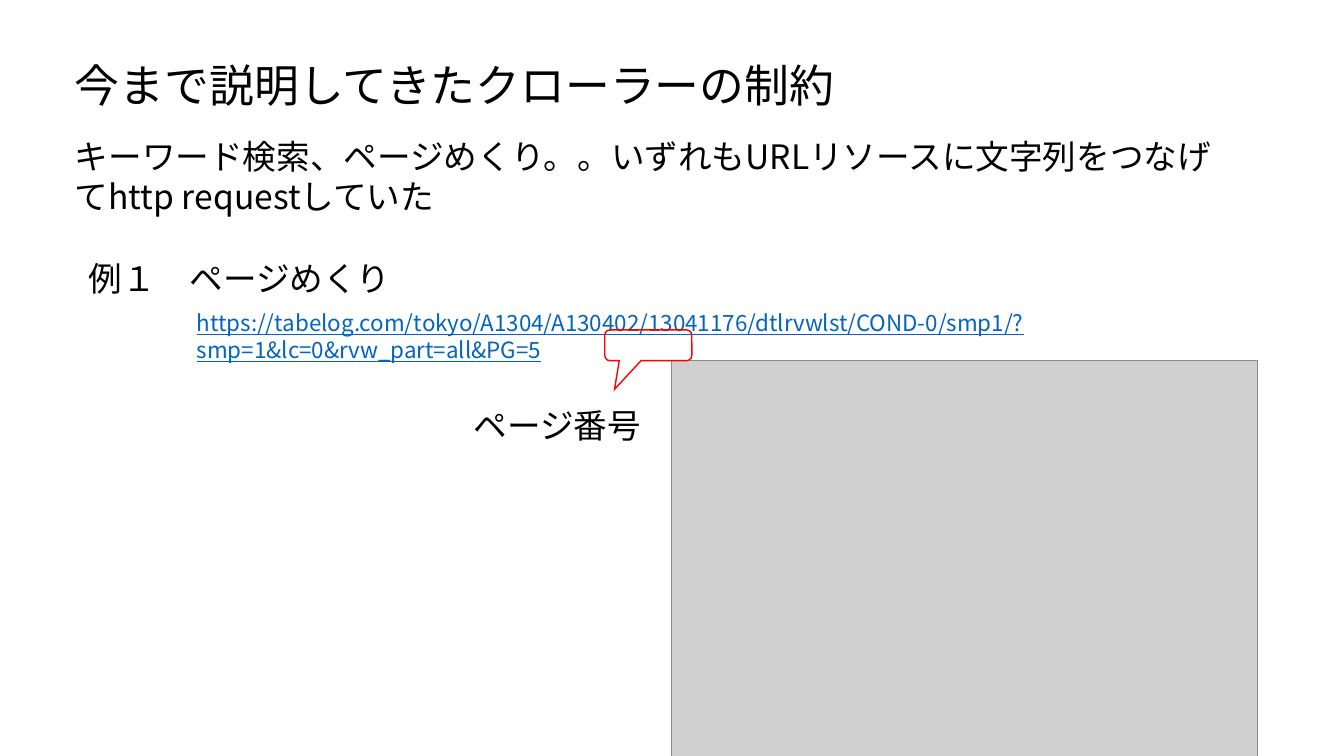
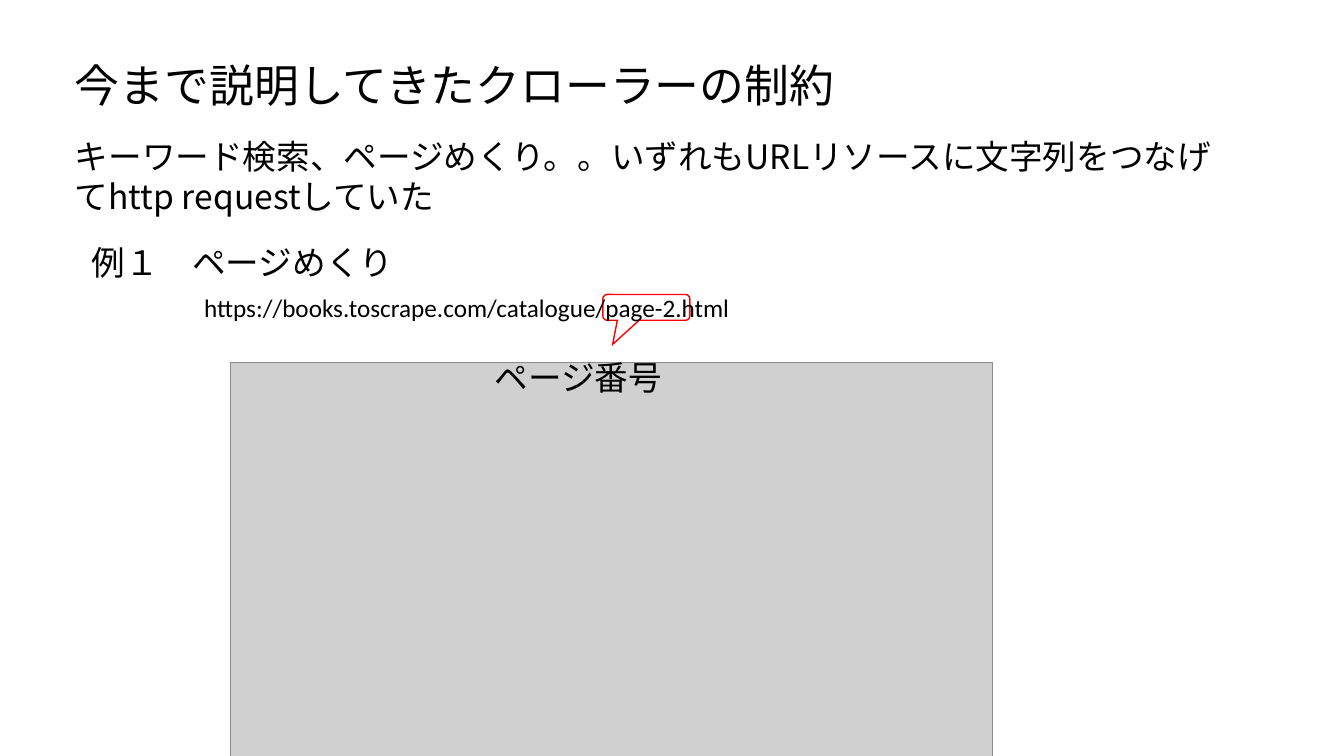
Before and after one commit to ueharaLab/bigdata7_selenium, a slide deck: slide 2 of bigdata6_selenium.pptx. Drawn at 1344x756 pixels with LibreOffice and Linux fonts; fonts in the diff are those of the drawing; grey boxes stand for pictures. Boxes give left, top, right and bottom in pixels: in the first picture for what was removed or moved away, otherwise in the second. Text is boxed around its words. In the diff, an @@ line names an element or a change of style, - is before the commit and + after.

```diff
--- a/bigdata6_selenium.pptx
+++ b/bigdata6_selenium.pptx
@@ text "例１ ページめくり": place and size @@
-text "例１ ページめくり" at (89,263,391,294)
+text "例１ ページめくり" at (92,247,393,278)
@@ text added at (204,296,729,323), 18 pt, text #000000 @@
+https://books.toscrape.com/catalogue/page-2.html
@@ rounded speech box: place and size @@
-rounded speech box at (605,330,692,361)
+rounded speech box at (603,294,690,321)
@@ text removed at (197,313,1024,363) @@
-https://tabelog.com/tokyo/A1304/A130402/13041176/dtlrvwlst/COND-0/smp1/?smp=1&lc=0&rvw_part=all&PG=5
@@ text "ページ番号" rewrapped from (474,410,641,441) to (495,356,662,393) @@
@@ picture added at (230,363,992,756) @@
@@ picture removed at (673,361,1258,756) @@
```
Also in this commit, not shown: 9 other slides changed, 1 slide added, 5 slides removed, 25 other files.
